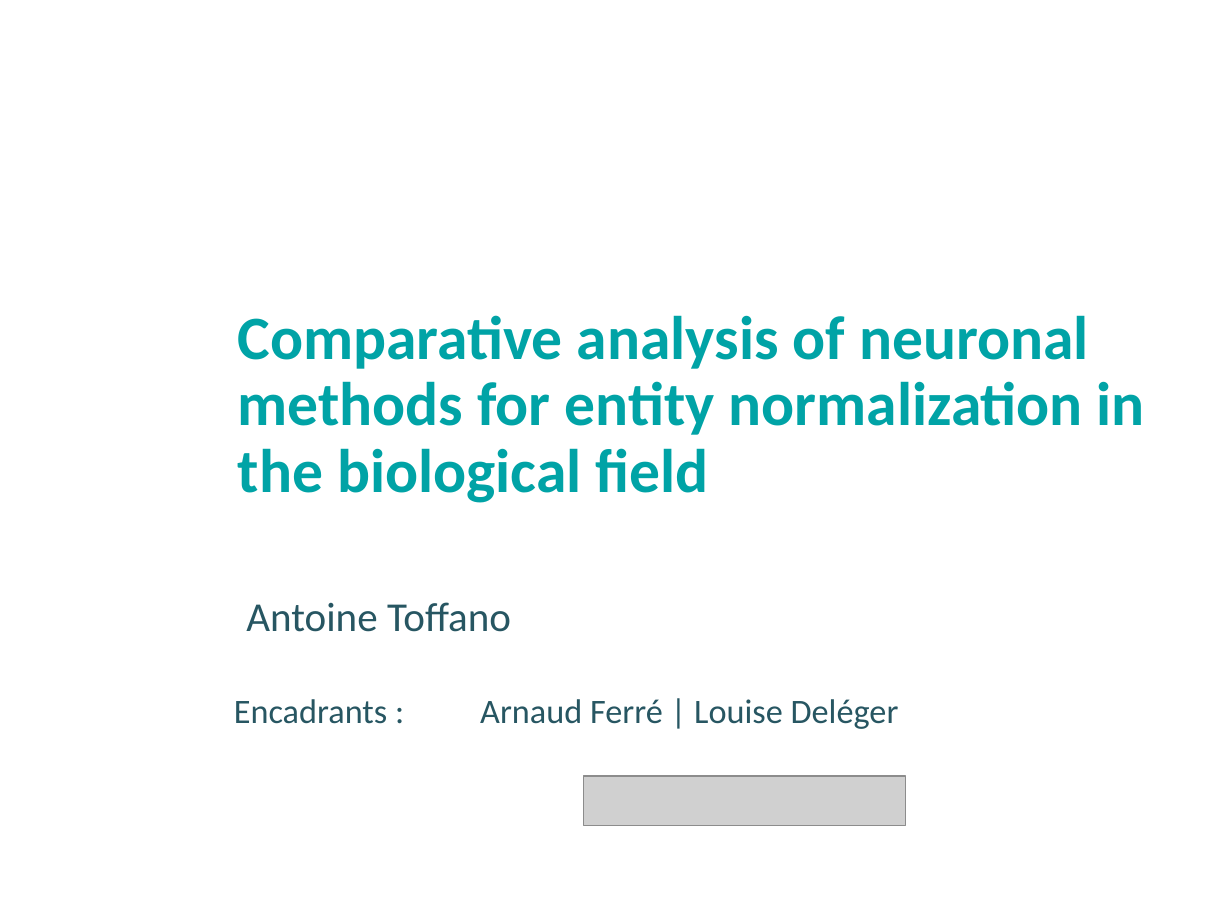
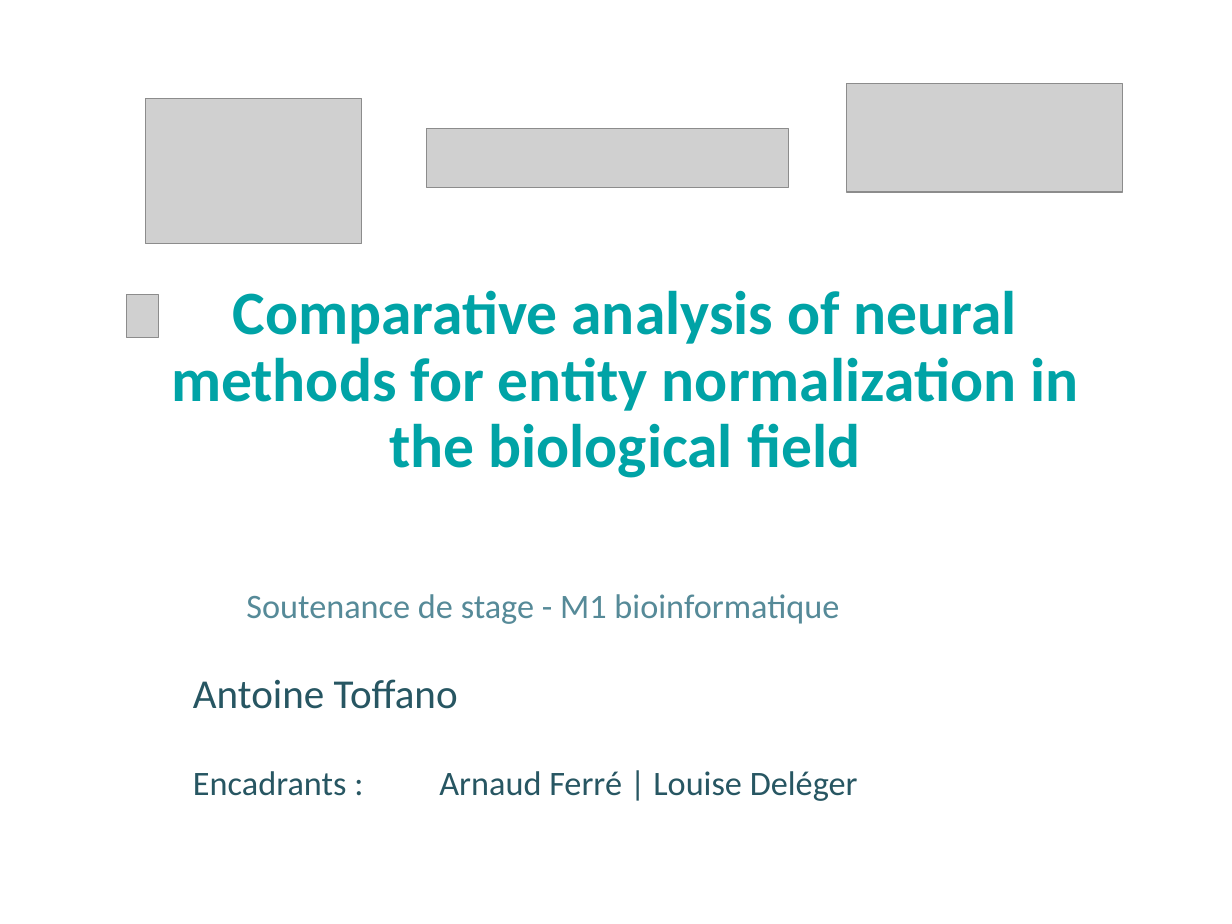
Before and after one commit to atoffano/entity-norm, a slide deck: slide 1 of Presentation-INRAE-format classique.odp. Drawn at 1232x924 pixels with LibreOffice and Linux fonts; fonts in the diff are those of the drawing; grey boxes stand for pictures; background and template pictures are left out. Boxes give left, top, right and bottom in pixels: in the first picture for what was removed or moved away, otherwise in the second. Text is boxed around its words. In the diff, an @@ line names an element or a change of style, - is before the commit and + after.

Commit message:
presentation v3

```diff
--- a/Presentation-INRAE-format classique.odp
+++ b/Presentation-INRAE-format classique.odp
@@ picture added at bbox=[846, 84, 1122, 192] @@
@@ picture added at bbox=[145, 99, 362, 244] @@
@@ picture: place and size @@
-picture at bbox=[584, 776, 906, 825]
+picture at bbox=[426, 128, 788, 187]
@@ picture added at bbox=[127, 294, 159, 338] @@
@@ text at bbox=[171, 290, 1078, 478]: text changed @@
-Comparative analysis of neuronal methods for entity normalization in the biological field
+Comparative analysis of neural methods for entity normalization in the biological field
@@ text added at bbox=[246, 594, 839, 624], 20 pt, text #568A98 @@
+Soutenance de stage - M1 bioinformatique
@@ text "Antoine Toffano": place and size @@
-text "Antoine Toffano" at bbox=[246, 602, 511, 632]
+text "Antoine Toffano" at bbox=[193, 679, 458, 709]
@@ text "Encadrants : Arnaud Ferré | ...": place and size @@
-text "Encadrants : Arnaud Ferré | ..." at bbox=[234, 699, 899, 729]
+text "Encadrants : Arnaud Ferré | ..." at bbox=[193, 771, 858, 801]
```
Also in this commit, not shown: 3 other slides changed, 2 other files.
